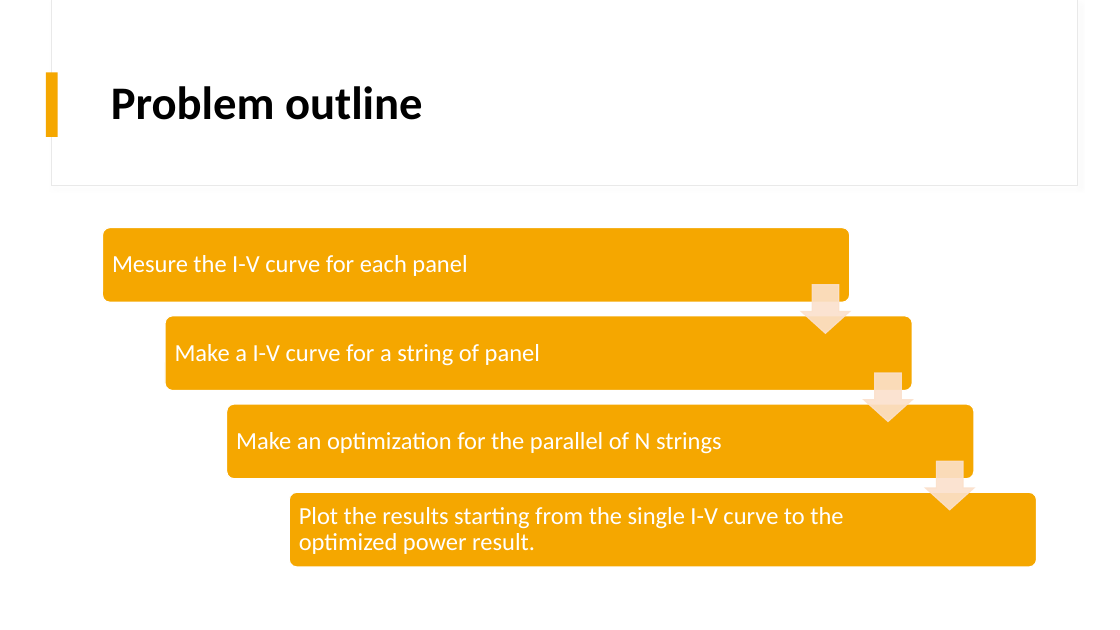
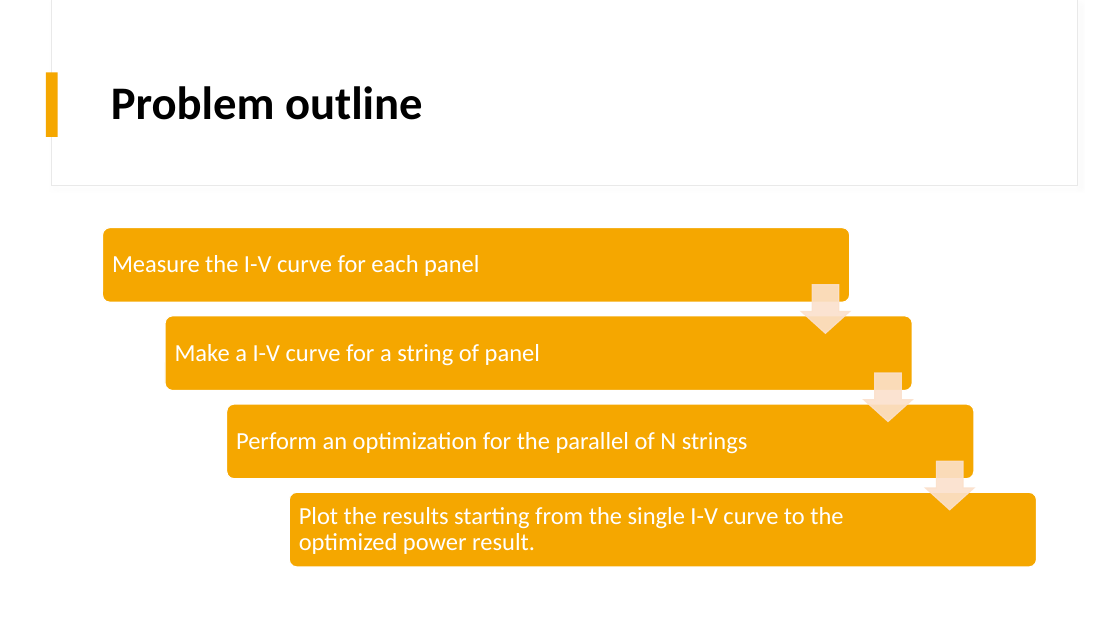
Before and after one commit to mdg217/RenewableEnergyProject, a slide deck: slide 3 of ProgettoRESM.pptx. Drawn at 1120x630 pixels with LibreOffice and Linux fonts; fonts in the diff are those of the drawing. Boxes give left, top, right and bottom in pixels: in the first picture for what was removed or moved away, otherwise in the second. Text is boxed around its words. In the diff, an @@ line names an element or a change of style, - is before the commit and + after.

```diff
--- a/ProgettoRESM.pptx
+++ b/ProgettoRESM.pptx
@@ text at (x1=112, y1=255, x2=479, y2=276): text changed @@
-Mesure the I-V curve for each panel
+Measure the I-V curve for each panel
@@ text at (x1=236, y1=432, x2=748, y2=454): text changed @@
-Make an optimization for the parallel of N strings
+Perform an optimization for the parallel of N strings
```
Also in this commit, not shown: 5 other slides changed, 2 slides added, 2 other files.
